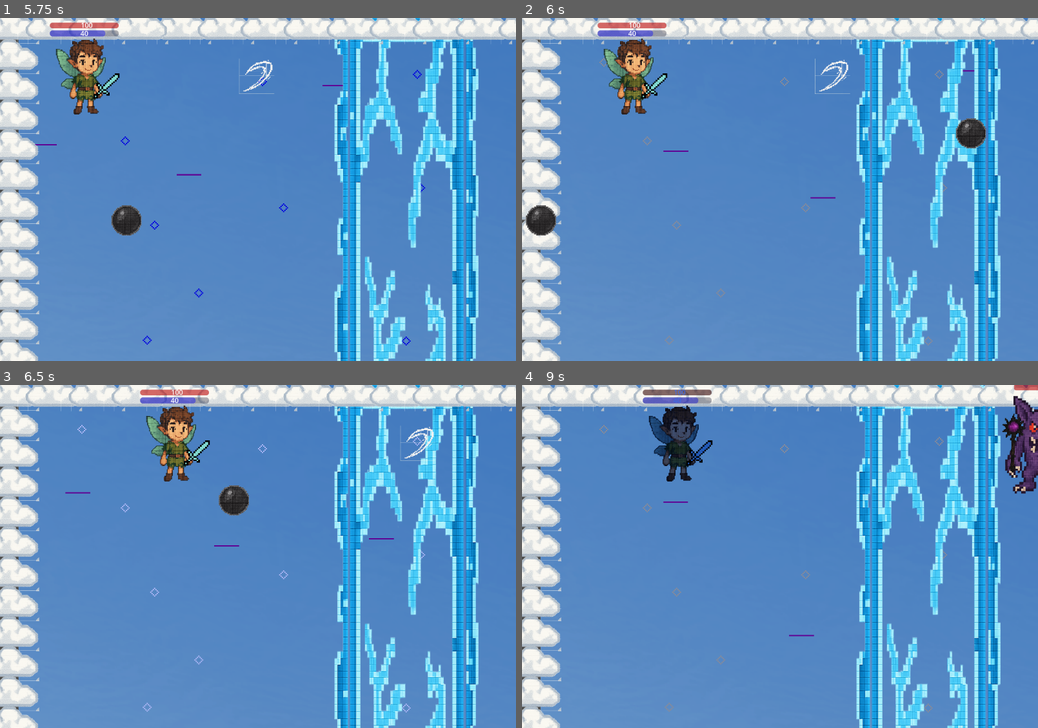
Above: before the commit, frames 1-4 (two rows, left to right).
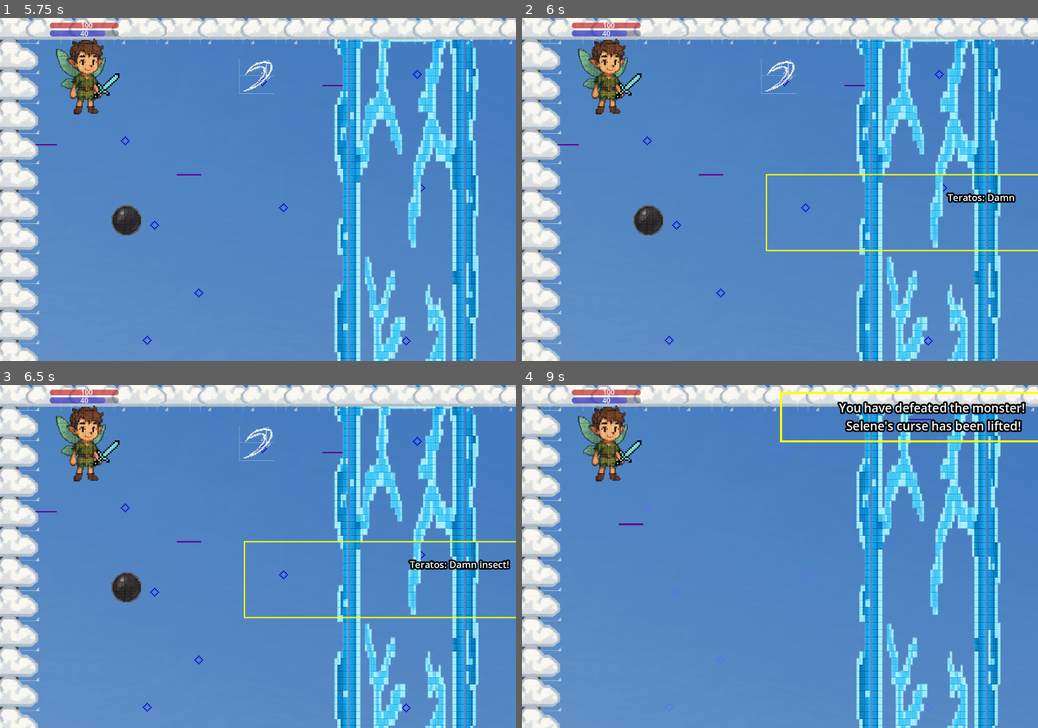
Above: after the commit, the same moments.

Repository: Abdullah-Ha00/the_fairy_orion
Game: Godot game, scene res://scenes/menu/main_menu.tscn
Same seed, same stepped clock (60 frames per second), same inputs: the game is played once before the commit and once after it.
Inputs:
- Up to frame 1 (5.75 s): tap Enter (accept) at 0.5, 2.75, 5 s; hold Right (right) 0.53-1.28 s; hold Enter (accept) 0.53-1.28 s; hold Up (up) from 1.28 s (still down); tap E (advance_dialogue) at 1.35, 4.35 s; hold Space (attach action) 2.03-2.78 s; tap M (toggle_music) at 2.85 s; hold Enter (accept) 3.53-4.28 s; tap Escape (pause) at 4.15 s; hold Space (attach action) from 5.03 s (still down)
- Up to frame 2 (6 s): release Up (up) at 5.78 s; release Space (attach action) at 5.78 s; hold Right (right) from 5.78 s (still down); tap M (toggle_music) at 5.85 s
- Up to frame 3 (6.5 s): keep holding Right (right)
- Up to frame 4 (9 s): release Right (right) at 6.53 s; hold Enter (accept) 6.53-7.28 s; hold Up (up) 6.53-8.78 s; tap E (advance_dialogue) at 7.35 s; hold Space (attach action) 8.03-8.78 s; hold Left (left) from 8.78 s (still down); tap M (toggle_music) at 8.85 s

Frame 1 is identical in both runs. In frame 2, 5.7% of the frame differs, in the area x 0-100%, y 1-96%; in frame 3, 6.4%; in frame 4, 8.2%, in the area x 9-100%, y 0-96%.

Commit message:
add game music

Diff:
--- a/globals/global_stats.gd
+++ b/globals/global_stats.gd
@@ -11,6 +11,8 @@
 var game_phases:Dictionary= {
 	"begin":"normal",
 	"monster_health_halved":"second_phase",
+	"monster_health_zero": "win",
+	"self_ally_defeated":"lose"
 
 }
 var current_game_phase:String
--- a/scenes/end_game/end_game.gd
+++ b/scenes/end_game/end_game.gd
@@ -12,7 +12,7 @@
 	show_text()
 	show_score()
 	show_high_score_label()
-	await get_tree().create_timer(16).timeout
+	await get_tree().create_timer(18).timeout
 	go_to_main_menu()
 
 func show_text():
--- a/scenes/menu/main_menu.tscn
+++ b/scenes/menu/main_menu.tscn
@@ -215,6 +215,5 @@
 
 [node name="BackgroundMusic" type="AudioStreamPlayer" parent="Audio"]
 stream = ExtResource("6_xn6kt")
-volume_db = -10.0
 autoplay = true
 bus = &"Music"
--- a/scenes/menu/select_arrow.gd
+++ b/scenes/menu/select_arrow.gd
@@ -19,7 +19,7 @@
 func play_sound():
 	var cursor_sound = AudioStreamPlayer.new()
 	cursor_sound.bus = "SFX"
-	cursor_sound.volume_db = -20
+	cursor_sound.volume_db = -10
 	cursor_sound.stream = load("res://audio/sfx/90s-game-ui-10-185103.mp3")
 	get_tree().root.add_child(cursor_sound)
 	cursor_sound.play()
--- a/scenes/player/fairy_boy.gd
+++ b/scenes/player/fairy_boy.gd
@@ -44,9 +44,10 @@
 		$UI/MagicBar.value = magic
 
 func _on_magic_regen_timer_timeout() -> void:
-	magic+=magic_regen
-	change_color_on_regen(self)
-	update_magic_text()
+	if magic<_magic:
+		magic+=magic_regen
+		change_color_on_regen(self)
+		update_magic_text()
 
 func set_up_stats_bars():
 	$UI/HealthBar.max_value = health
--- a/scenes/special_attacks/sword_beam.gd
+++ b/scenes/special_attacks/sword_beam.gd
@@ -2,7 +2,7 @@
 var speed:int = 500
 var direction:Vector2 = Vector2.RIGHT
 var is_projectile:bool = true
-var laser_damage:int = 15
+var laser_damage:int = 150
 func _ready() -> void:
 	$RemoveLaserTimer.start()
 
--- /dev/null
+++ b/scenes/world/audio.gd
@@ -0,0 +1,7 @@
+extends Node
+
+func _ready() -> void:
+	process_mode = Node.PROCESS_MODE_ALWAYS
+
+func _process(_delta: float) -> void:
+	pass
--- a/scenes/world/world.gd
+++ b/scenes/world/world.gd
@@ -51,8 +51,11 @@
 
 func get_score():
 		if $Monster.health <=0:
+			GlobalStats.current_game_phase =GlobalStats.game_phases["monster_health_zero"]
 			GlobalStats.score = int(($Parrot/TimeLeft. time_left *10) + ($Fairy.health * 5))
 			ScoreManager.save_score(GlobalStats.score)
+		else:
+			GlobalStats.current_game_phase = GlobalStats.game_phases["self_ally_defeated"]
 
 func display_game_result():
 	var end_game_instance = end_game_scene.instantiate()
@@ -104,8 +107,17 @@
 	body.queue_free()
 
 func check_game_phase():
-	if  GlobalStats.current_game_phase== "second_phase":
-		begin_second_phase()
+	match GlobalStats.current_game_phase:
+		"second_phase":
+			begin_second_phase()
+			$Audio/MainMusic.pitch_scale = 1.5
+		"win":
+			$Audio/MainMusic.stop()
+			$Audio/WinMusic.play()
+		"lose":
+			$Audio/MainMusic.stop()
+			$Audio/LoseMusic.play()
+
 
 func check_body_state():
 	if parrot_state =="hit":
--- a/scenes/world/world.tscn
+++ b/scenes/world/world.tscn
@@ -11,6 +11,10 @@
 [ext_resource type="Texture2D" uid="uid://dabmrgnaub2en" path="res://images/clouds.png" id="7_bq33v"]
 [ext_resource type="Script" uid="uid://bh18gwu5grctn" path="res://scenes/world/tile_map_layer.gd" id="9_1yooq"]
 [ext_resource type="PackedScene" uid="uid://hnh8mnniyyal" path="res://scenes/dialogues/dialogues.tscn" id="12_dlabj"]
+[ext_resource type="Script" uid="uid://codw6x8lhl4re" path="res://scenes/world/audio.gd" id="12_umvgx"]
+[ext_resource type="AudioStream" uid="uid://ccckcfblptrlp" path="res://audio/music/17 - Decisive Battle 2 - The Calamity.mp3" id="13_srmg5"]
+[ext_resource type="AudioStream" uid="uid://ctc74qboelaww" path="res://audio/music/victory-gold-star-award-267259.mp3" id="14_umvgx"]
+[ext_resource type="AudioStream" uid="uid://dg87hag4f62pa" path="res://audio/music/failure-4-with-gong-69906.mp3" id="15_mxkvs"]
 
 [sub_resource type="Gradient" id="Gradient_5qq27"]
 offsets = PackedFloat32Array(0.109091, 0.227273, 0.236364, 0.318182, 0.345455, 0.763636, 1)
@@ -252,6 +256,21 @@
 
 [node name="Dialogues" parent="." instance=ExtResource("12_dlabj")]
 
+[node name="Audio" type="Node" parent="."]
+script = ExtResource("12_umvgx")
+
+[node name="MainMusic" type="AudioStreamPlayer" parent="Audio"]
+stream = ExtResource("13_srmg5")
+volume_db = -10.0
+autoplay = true
+bus = &"Music"
+
+[node name="WinMusic" type="AudioStreamPlayer" parent="Audio"]
+stream = ExtResource("14_umvgx")
+
+[node name="LoseMusic" type="AudioStreamPlayer" parent="Audio"]
+stream = ExtResource("15_mxkvs")
+
 [connection signal="move_left" from="Fence" to="." method="_on_fence_move_left"]
 [connection signal="player_shocked" from="Fence" to="." method="_on_fence_player_shocked"]
 [connection signal="sword_beam" from="Fairy" to="." method="_sword_beam_action"]
Not shown, added: audio/music/17 - Decisive Battle 2 - The Calamity.mp3.import
Not shown, added: audio/music/failure-4-with-gong-69906.mp3.import
Not shown, added: audio/music/victory-gold-star-award-267259.mp3.import
Not shown, added: scenes/world/audio.gd.uid
Not shown: 1 places in scenes/world/world.tscn that only renumber resources
Not shown, added: audio/music/17 - Decisive Battle 2 - The Calamity.mp3
Not shown, added: audio/music/failure-4-with-gong-69906.mp3
Not shown, added: audio/music/victory-gold-star-award-267259.mp3
